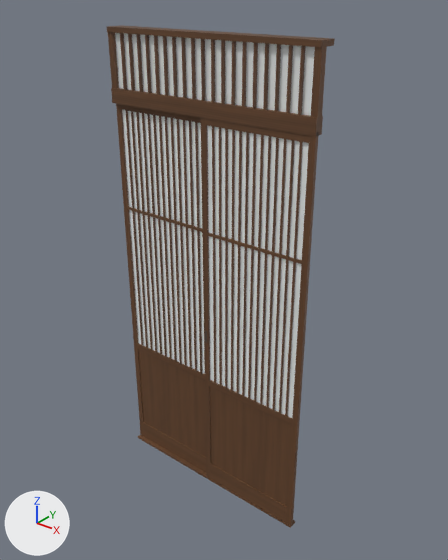
The Blender file blender/genkandoor.blend, before and after one commit.
One viewpoint serves both versions: a 50 mm lens placed at (1.64, -2.5, 2.5), pointed at (-0.09, -0.34, 1.16). Arrows for +X, +Y and +Z are at lower left; the lights stay in place. The first picture is the older version.

Names of what the first picture shows: 'GenkanDoorFrame', 'GenkanDoorN', 'GenkanDoorS'.
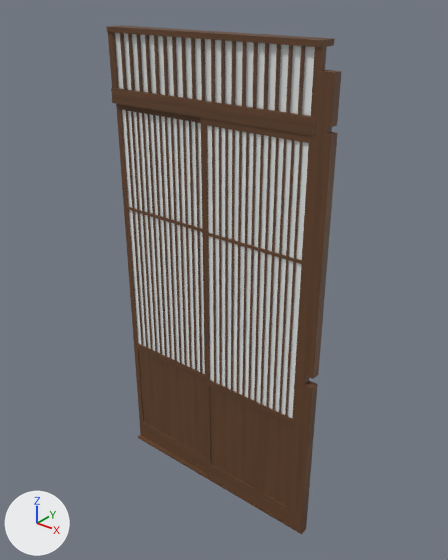
What differs and where, as boxes [x1, y1, x2, y2] in the pictures (448 x 560 px):
'GenkanDoorFrame', reshaped
    before: [107, 25, 335, 528]
    after: [107, 25, 341, 534]
part 1 of me_genkandoorframe, added (brown)
    after: [291, 381, 318, 534]
part 2 of me_genkandoorframe, added
    after: [300, 374, 309, 385]
part 3 of me_genkandoorframe, added (brown)
    after: [301, 132, 338, 379]
part 4 of me_genkandoorframe, added
    after: [316, 125, 332, 134]
part 5 of me_genkandoorframe, added (brown)
    after: [317, 70, 341, 127]

Patch to the scene script:
```diff
--- a/blender/genkandoor.blend.py
+++ b/blender/genkandoor.blend.py
@@ me_genkandoorframe @@
 # used by ob_genkandoorframe; parent = ob_genkandoor; location = (0.0, 0.0, 0.0)
-me_genkandoorframe.from_pydata(...)  # 196 vertices, 145 faces; spans x -0.71..0.43, y -0.43..-0.34, z -0.1..2.3
+me_genkandoorframe.from_pydata(...)  # 236 vertices, 175 faces; spans x -0.71..0.5, y -0.43..-0.34, z -0.1..2.3
+# me_genkandoorframe part 1: a new loose piece, a box spanning x 0.43..0.498, y -0.43..-0.385, z -0.095..0.824, in mat_genkandoorwood (picture img_genkan_door_wood)
+# me_genkandoorframe part 2: a new loose piece, a box spanning x 0.43..0.452, y -0.43..-0.385, z 0.824..0.876, in mat_genkandoorwood (picture img_genkan_door_wood)
+# me_genkandoorframe part 3: a new loose piece, a box spanning x 0.43..0.498, y -0.43..-0.385, z 0.876..1.976, in mat_genkandoorwood (picture img_genkan_door_wood)
+# me_genkandoorframe part 4: a new loose piece, a box spanning x 0.43..0.472, y -0.43..-0.385, z 1.976..2.004, in mat_genkandoorwood (picture img_genkan_door_wood)
+# me_genkandoorframe part 5: a new loose piece, a box spanning x 0.43..0.493, y -0.43..-0.385, z 2.004..2.199, in mat_genkandoorwood (picture img_genkan_door_wood)
 me_genkandoorframe.materials.append(mat_genkandoorwood)
```
